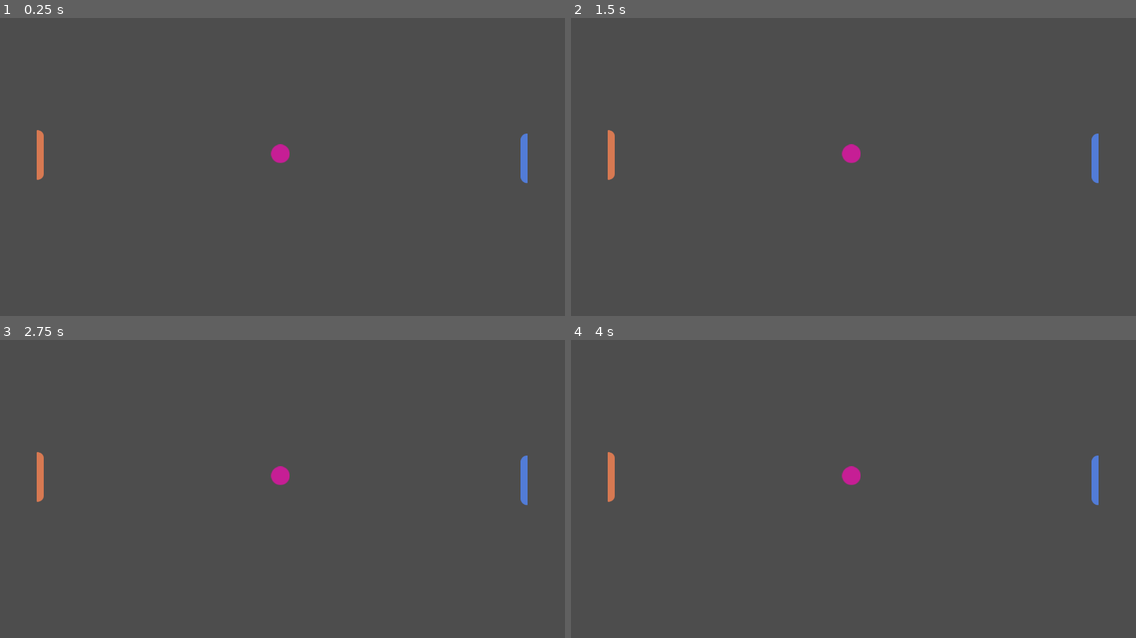
Above: before the commit, frames 1-4 (two rows, left to right).
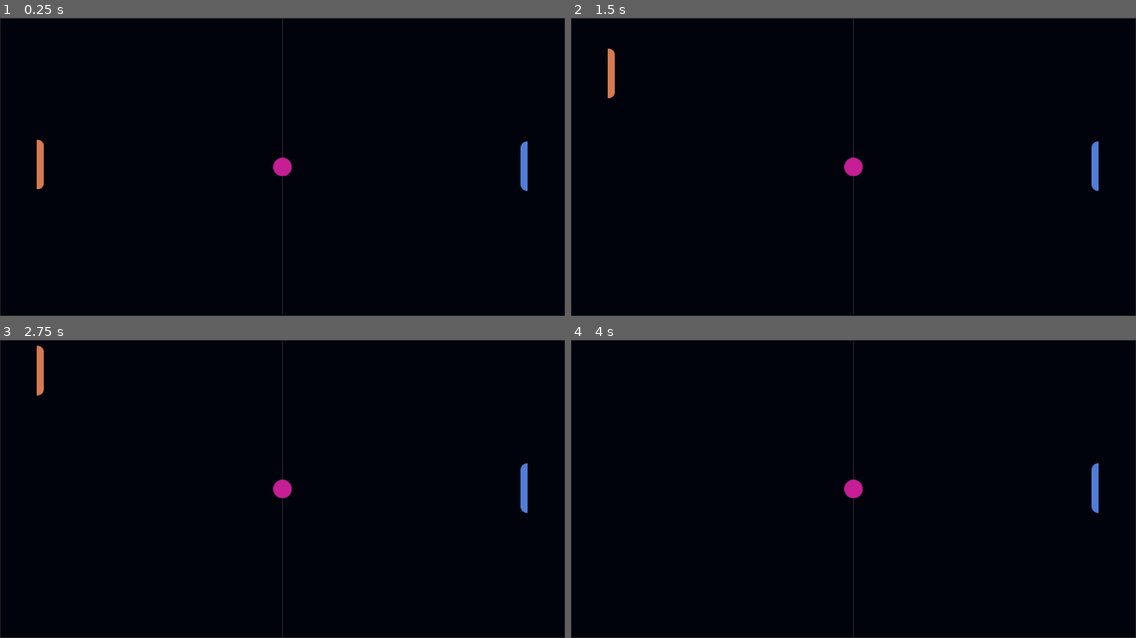
Above: after the commit, the same moments.

Repository: Heizahn/ping-pong-godot
Game: Godot game, scene res://Scenes/main_scene.tscn
Same seed, same stepped clock (60 frames per second), same inputs: the game is played once before the commit and once after it. The project has no main scene, so this scene is started directly.
Inputs:
- Up to frame 1 (0.25 s): no input
- Up to frame 2 (1.5 s): tap Enter at 0.5 s; hold W (move_up, bound only after the commit) 0.53-1.28 s; hold S (move_down, bound only after the commit) from 1.28 s (still down)
- Up to frame 3 (2.75 s): release S (move_down, bound only after the commit) at 2.03 s; hold W (move_up, bound only after the commit) from 2.03 s (still down)
- Up to frame 4 (4 s): tap Space at 3.5 s; release W (move_up, bound only after the commit) at 3.53 s; hold S (move_down, bound only after the commit) from 3.53 s (still down)

The runs differ from the first frame. In frame 1, 100% of the frame differs, in the area x 0-100%, y 0-100%; in frame 2, 100%; in frame 3, 100%; in frame 4, 100%.

Commit message:
añadiendo un background

Diff:
--- /dev/null
+++ b/Scenes/background.tscn
@@ -0,0 +1,6 @@
+[gd_scene load_steps=2 format=3 uid="uid://dcp35eyyko480"]
+
+[ext_resource type="Texture2D" uid="uid://bq2rgnhha4thk" path="res://Assets/arts/Board.png" id="1_nmtbs"]
+
+[node name="background" type="Sprite2D"]
+texture = ExtResource("1_nmtbs")
--- a/Scenes/main_scene.tscn
+++ b/Scenes/main_scene.tscn
@@ -1,16 +1,21 @@
-[gd_scene load_steps=4 format=3 uid="uid://b3e6csppp6yd3"]
+[gd_scene load_steps=5 format=3 uid="uid://b3e6csppp6yd3"]
 
+[ext_resource type="PackedScene" uid="uid://dcp35eyyko480" path="res://Scenes/background.tscn" id="1_bk54m"]
 [ext_resource type="PackedScene" uid="uid://jo1pxl3k1s2y" path="res://Scenes/player.tscn" id="1_jkit7"]
 [ext_resource type="PackedScene" uid="uid://o4s0wr1nhjak" path="res://Scenes/enemy.tscn" id="2_t5dk8"]
 [ext_resource type="PackedScene" uid="uid://dt2qwbc1d02h2" path="res://Scenes/ball.tscn" id="3_odw6q"]
 
 [node name="MainScene" type="Node2D"]
 
+[node name="background" parent="." instance=ExtResource("1_bk54m")]
+position = Vector2(680, 360)
+scale = Vector2(1.69576, 1.58242)
+
 [node name="Player" parent="." instance=ExtResource("1_jkit7")]
-position = Vector2(97, 331)
+position = Vector2(97, 354)
 
 [node name="enemy" parent="." instance=ExtResource("2_t5dk8")]
-position = Vector2(1262, 339)
+position = Vector2(1262, 358)
 
 [node name="ball" parent="." instance=ExtResource("3_odw6q")]
-position = Vector2(675, 328)
+position = Vector2(680, 360)
--- a/Scenes/player.tscn
+++ b/Scenes/player.tscn
@@ -1,12 +1,14 @@
-[gd_scene load_steps=3 format=3 uid="uid://jo1pxl3k1s2y"]
+[gd_scene load_steps=4 format=3 uid="uid://jo1pxl3k1s2y"]
 
 [ext_resource type="Texture2D" uid="uid://cm2rogghdx11t" path="res://Assets/arts/Player.png" id="1_3surp"]
+[ext_resource type="Script" path="res://Scripts/player.gd" id="1_v6msg"]
 
 [sub_resource type="RectangleShape2D" id="RectangleShape2D_h2wnb"]
 size = Vector2(15, 118)
 
 [node name="Player" type="RigidBody2D"]
 gravity_scale = 0.0
+script = ExtResource("1_v6msg")
 
 [node name="Sprite2D" type="Sprite2D" parent="."]
 texture = ExtResource("1_3surp")
--- /dev/null
+++ b/Scripts/player.gd
@@ -0,0 +1,14 @@
+extends RigidBody2D
+
+@export var speed = 400
+
+func _process(delta):
+	moviment_player(delta)
+
+func moviment_player(delta):
+
+	if Input.is_action_pressed("move_up"):
+		position.y -= speed * delta
+
+	if Input.is_action_pressed("move_down"):
+		position.y += speed * delta
--- a/project.godot
+++ b/project.godot
@@ -20,6 +20,19 @@
 window/size/viewport_height=720
 window/stretch/mode="viewport"
 
+[input]
+
+move_up={
+"deadzone": 0.5,
+"events": [Object(InputEventKey,"resource_local_to_scene":false,"resource_name":"","device":-1,"window_id":0,"alt_pressed":false,"shift_pressed":false,"ctrl_pressed":false,"meta_pressed":false,"pressed":false,"keycode":0,"physical_keycode":87,"key_label":0,"unicode":119,"echo":false,"script":null)
+]
+}
+move_down={
+"deadzone": 0.5,
+"events": [Object(InputEventKey,"resource_local_to_scene":false,"resource_name":"","device":-1,"window_id":0,"alt_pressed":false,"shift_pressed":false,"ctrl_pressed":false,"meta_pressed":false,"pressed":false,"keycode":0,"physical_keycode":83,"key_label":0,"unicode":115,"echo":false,"script":null)
+]
+}
+
 [rendering]
 
 renderer/rendering_method="mobile"
